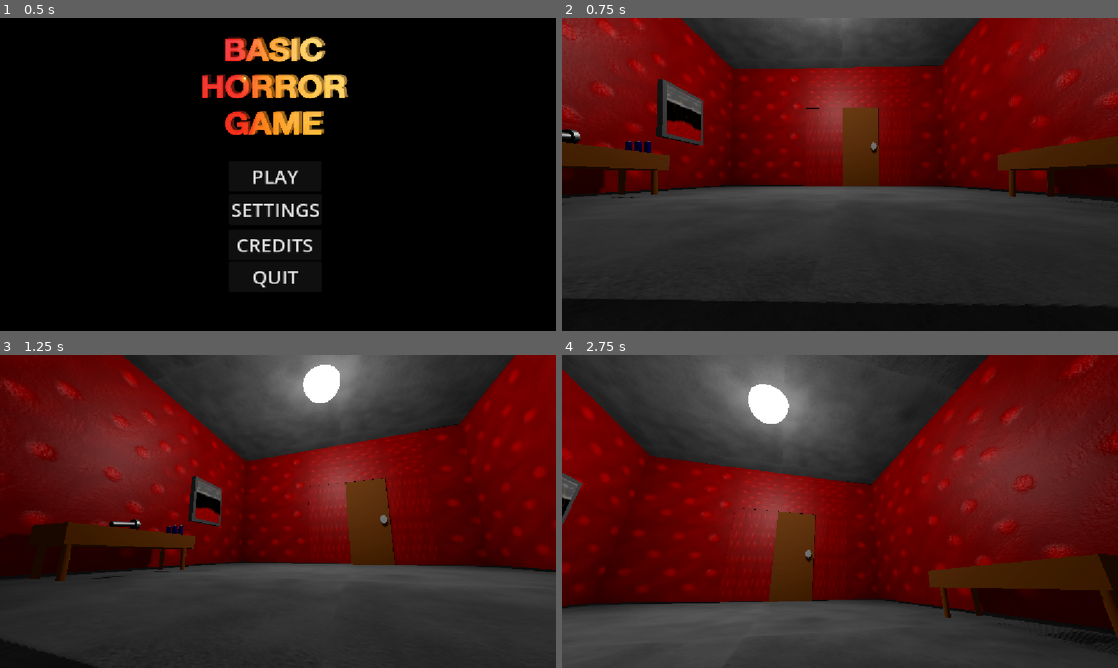
Above: before the commit, frames 1-4 (two rows, left to right).
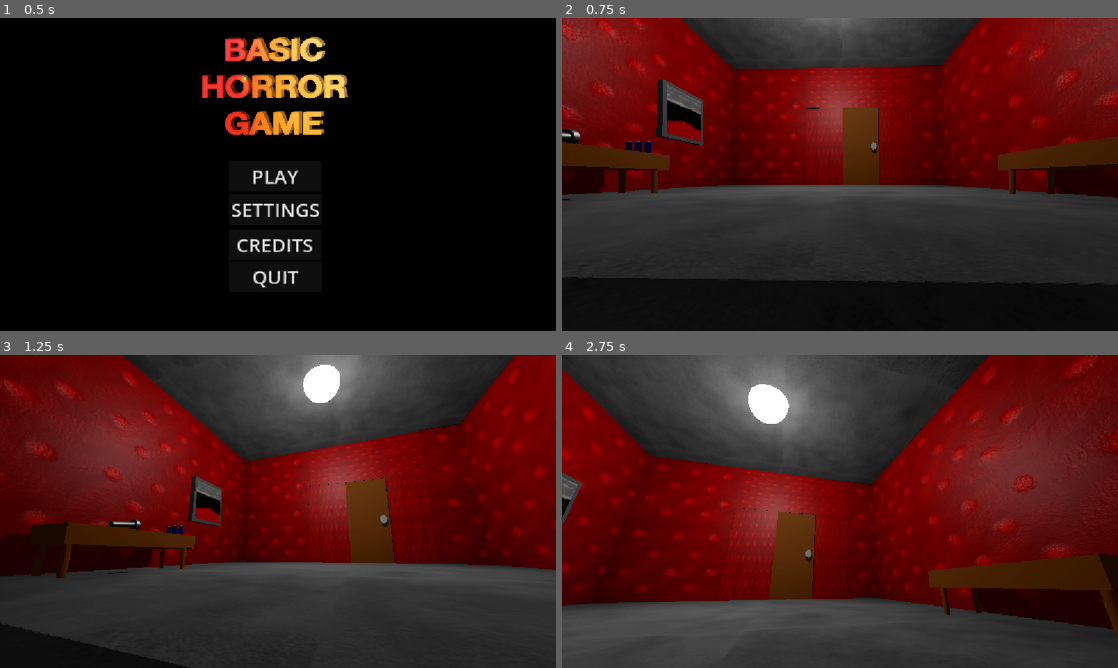
Above: after the commit, the same moments.

Repository: christiannoll/Basic3DGame
Game: Godot game, scene res://Scenes/main_menu.tscn
The game is run twice, just before and just after one commit, with the same random seed, the same clock (stepped at 60 frames per second) and the same inputs. The engine's default icon, where the game draws it, is replaced by a stand-in: a white triangle on a blue panel in a dark square.
Inputs (mouse positions are in pixels of both pictures, inside the frame that each line leads up to):
- Up to frame 1 (0.5 s): no input
- Up to frame 2 (0.75 s): click "PLAY" at 0.5 s
- Up to frame 3 (1.25 s): no input
- Up to frame 4 (2.75 s): move the mouse to (867, 511) at 1.27 s; hold W (forward) from 1.28 s (still down); tap F (flashlight) at 1.35 s; tap Space (jump) at 1.52, 2.27 s; move the mouse to (812, 511) at 2.02 s; tap E (interact) at 2.1 s

Frame 1 is identical in both runs. In frame 2, 3.5% of the frame differs, in the area x 0-100%, y 53-92%; in frame 3, 1.6%; in frame 4, 0.8%.

Commit message:
Raised the floor slightly

Diff:
--- a/Scenes/level.tscn
+++ b/Scenes/level.tscn
@@ -307,7 +307,7 @@
 [node name="floors_and_walls" type="Node3D" parent="NavigationRegion3D" unique_id=513707998]
 
 [node name="floor" type="StaticBody3D" parent="NavigationRegion3D/floors_and_walls" unique_id=1546409189]
-transform = Transform3D(42.629066, 0, 0, 0, 1, 0, 0, 0, 69.39393, 0, 0, 0)
+transform = Transform3D(42.629066, 0, 0, 0, 1, 0, 0, 0, 69.39393, 0, 0.06019497, 0)
 
 [node name="CollisionShape3D" type="CollisionShape3D" parent="NavigationRegion3D/floors_and_walls/floor" unique_id=459057489]
 shape = SubResource("BoxShape3D_51e2h")
